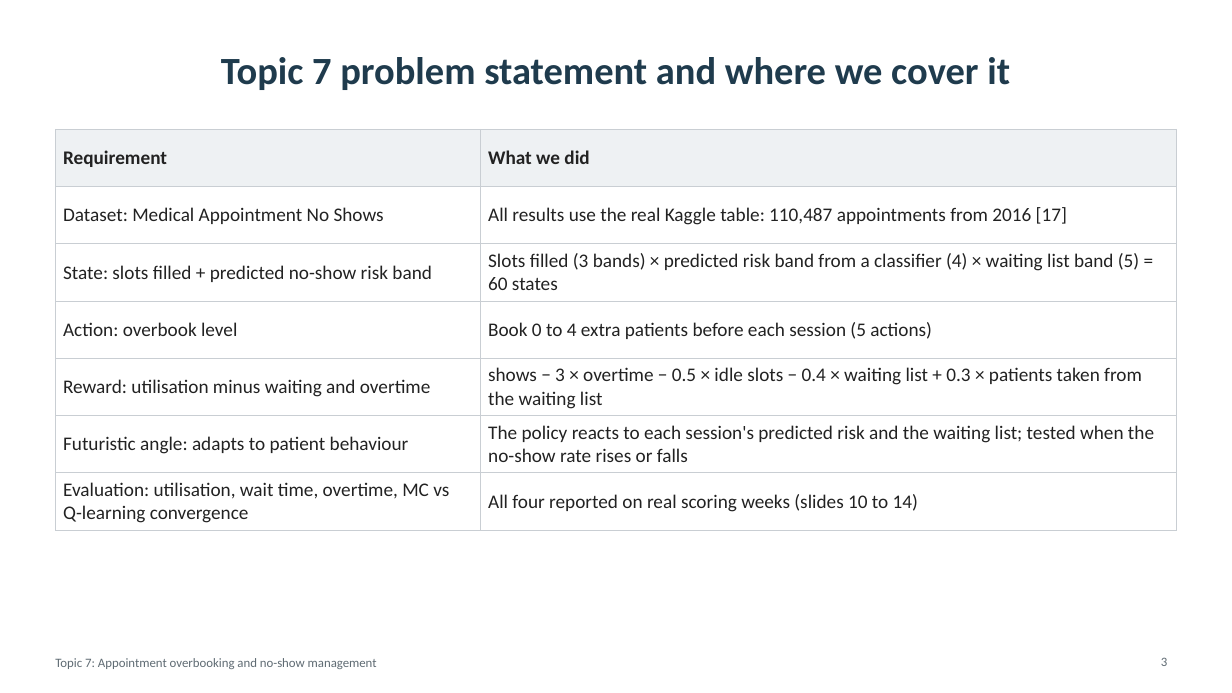
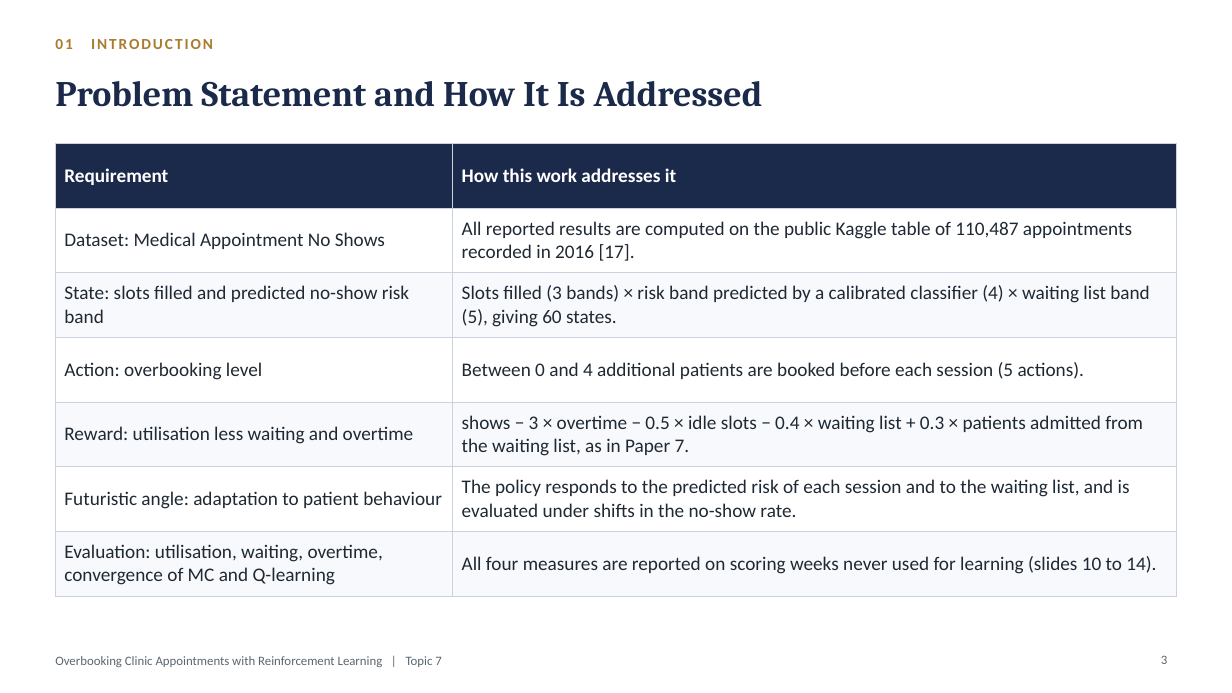
Before and after one commit to Nagasai-Datta/ml_lab, a slide deck: slide 3 of topic7/presentation/Topic7_Overbooking_Presentation.pptx. Drawn at 1232x693 pixels with LibreOffice and Linux fonts; fonts in the diff are those of the drawing. Boxes give left, top, right and bottom in pixels: in the first picture for what was removed or moved away, otherwise in the second. Text is boxed around its words. In the diff, an @@ line names an element or a change of style, - is before the commit and + after.

Commit message:
Presentation: formal wording and a new template

```diff
--- a/topic7/presentation/Topic7_Overbooking_Presentation.pptx
+++ b/topic7/presentation/Topic7_Overbooking_Presentation.pptx
@@ text added at bbox=[55, 39, 213, 49], 12 pt, text #A97C2F, bold @@
+01 INTRODUCTION
@@ title at bbox=[55, 81, 763, 107]: text changed; size 30 to 28 pt; font Calibri to Cambria; text colour #1F3B4D to #1B2A4A @@
-Topic 7 problem statement and where we cover it
+Problem Statement and How It Is Addressed
@@ table at bbox=[55, 143, 1177, 589] @@
-row 1, column 2: What we did
+row 1, column 2: How this work addresses it
-row 2, column 2: All results use the real Kaggle table: 110,487 appointments from 2016 [17]
+row 2, column 2: All reported results are computed on the public Kaggle table of 110,487 appointments recorded in 2016 [17].
-row 3, column 1: State: slots filled + predicted no-show risk band
+row 3, column 1: State: slots filled and predicted no-show risk band
-row 3, column 2: Slots filled (3 bands) × predicted risk band from a classifier (4) × waiting list band (5) = 60 states
+row 3, column 2: Slots filled (3 bands) × risk band predicted by a calibrated classifier (4) × waiting list band (5), giving 60 states.
-row 4, column 1: Action: overbook level
+row 4, column 1: Action: overbooking level
-row 4, column 2: Book 0 to 4 extra patients before each session (5 actions)
+row 4, column 2: Between 0 and 4 additional patients are booked before each session (5 actions).
-row 5, column 1: Reward: utilisation minus waiting and overtime
+row 5, column 1: Reward: utilisation less waiting and overtime
-row 5, column 2: shows − 3 × overtime − 0.5 × idle slots − 0.4 × waiting list + 0.3 × patients taken from the waiting list
+row 5, column 2: shows − 3 × overtime − 0.5 × idle slots − 0.4 × waiting list + 0.3 × patients admitted from the waiting list, as in Paper 7.
-row 6, column 1: Futuristic angle: adapts to patient behaviour
+row 6, column 1: Futuristic angle: adaptation to patient behaviour
-row 6, column 2: The policy reacts to each session's predicted risk and the waiting list; tested when the no-show rate rises or falls
+row 6, column 2: The policy responds to the predicted risk of each session and to the waiting list, and is evaluated under shifts in the no-show rate.
-row 7, column 1: Evaluation: utilisation, wait time, overtime, MC vs Q-learning convergence
+row 7, column 1: Evaluation: utilisation, waiting, overtime, convergence of MC and Q-learning
-row 7, column 2: All four reported on real scoring weeks (slides 10 to 14)
+row 7, column 2: All four measures are reported on scoring weeks never used for learning (slides 10 to 14).
@@ fill #EEF1F3 to #1B2A4A in row 1 @@
@@ fill #FFFFFF to #F7F9FC in 6 cells @@
@@ text colour #222222 to #FFFFFF in "Requirement" @@
@@ text colour #222222 to #1F2933 in "Dataset: Medical Appointment No Shows" @@
@@ borders changed @@
@@ table: place and size @@
-table at bbox=[55, 129, 1177, 527]
+table at bbox=[55, 143, 1177, 589]
@@ text at bbox=[55, 656, 441, 667]: text changed; text colour #5F6B73 to #5B6770 @@
-Topic 7: Appointment overbooking and no-show management
+Overbooking Clinic Appointments with Reinforcement Learning | Topic 7
@@ page number at bbox=[1161, 655, 1167, 664]: text colour #5F6B73 to #5B6770 @@
```
Also in this commit, not shown: 19 other slides changed, 1 slide added, 1 slide removed, 1 other file.
